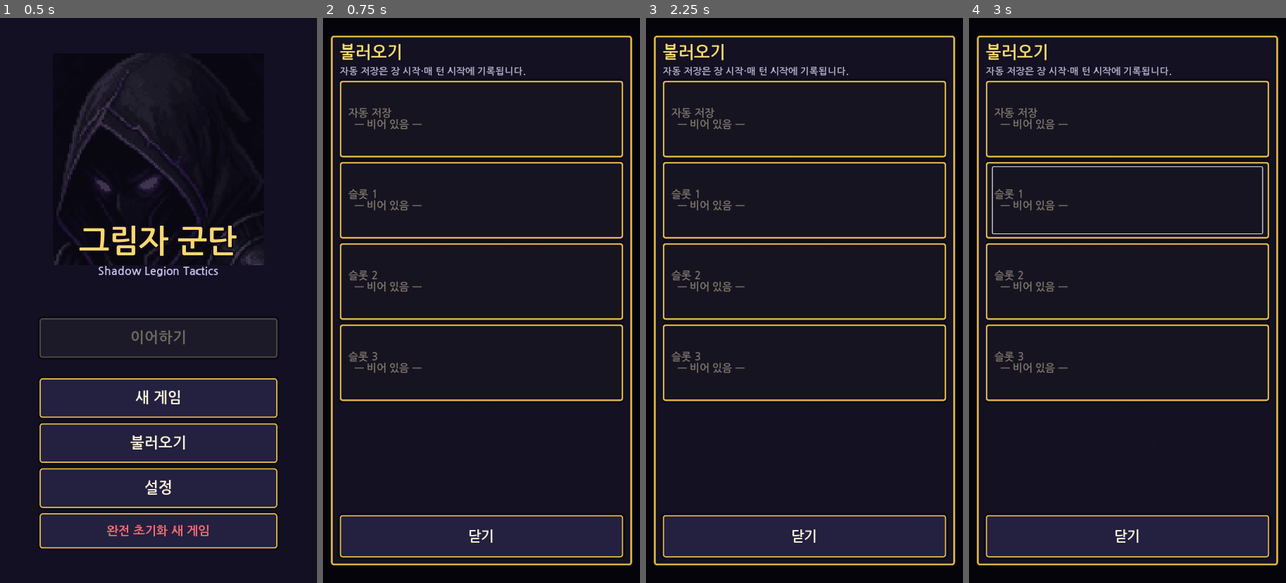
Above: before the commit, frames 1-4 (left to right).
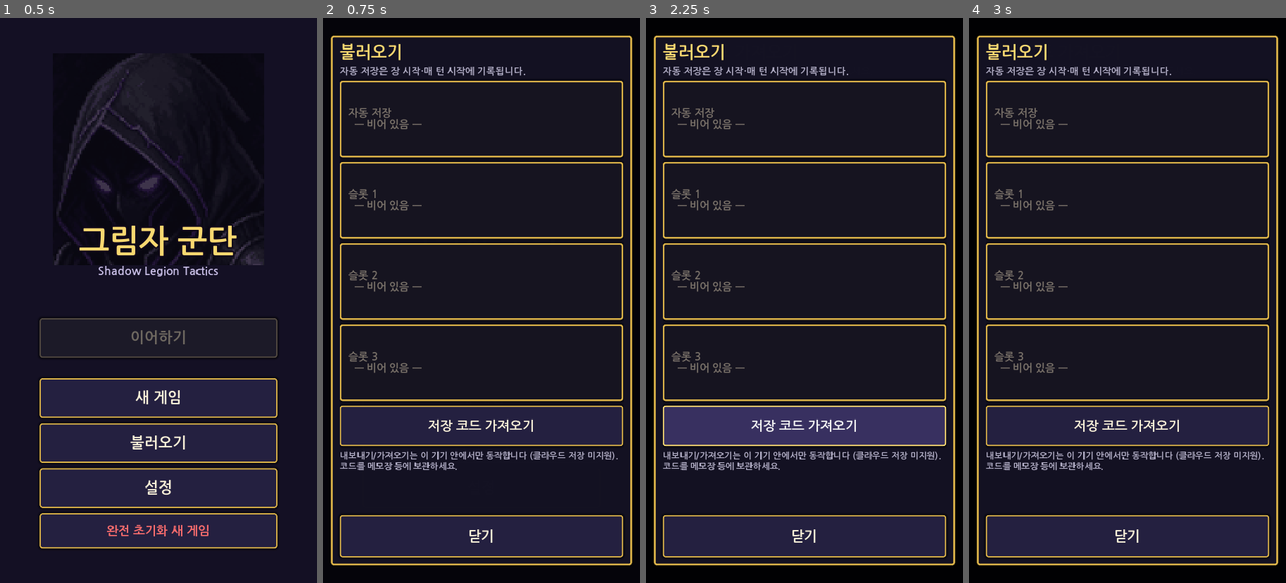
Above: after the commit, the same moments.

Repository: junsa80/srpg-prototype
Game: Godot game, scene res://scenes/title.tscn
Two runs of this game, one before a commit and one after it. Both use one fixed random seed, a clock stepped at 60 frames per second and the inputs below.
Inputs (mouse positions are in pixels of both pictures, inside the frame that each line leads up to):
- Up to frame 1 (0.5 s): no input
- Up to frame 2 (0.75 s): click "불러오기" at 0.5 s
- Up to frame 3 (2.25 s): click "설정" at 1.25 s; click (804, 424) at 2 s, where only the run after the commit has a clickable "저장 코드 가져오기"
- Up to frame 4 (3 s): click (1127, 221) at 2.75 s, where only the run after the commit has a clickable "클립보드에서 붙여넣기"

Frame 1 is identical in both runs. In frame 2, 7.2% of the frame differs, in the area x 5-95%, y 68-81%; in frame 3, 7.2%; in frame 4, 7.5%, in the area x 5-95%, y 26-81%.

Commit message:
문서: 9·10장 CHANGELOG/HANDOFF

Diff:
--- a/scripts/battle.gd
+++ b/scripts/battle.gd
@@ -869,6 +869,7 @@
 
 func _toggle_danger() -> void:
 	danger_on = not danger_on; _update_danger(); _refresh_toggle_labels(); Sfx.play("select")
+	if danger_on and is_inside_tree(): Menus.toast(ui, "보라 테두리 = 모든 적의 공격 가능 범위 (적 탭 시 붉은 칸 = 그 적의 범위)")
 
 func _update_danger() -> void:
 	var cells = {}
--- a/scripts/grid.gd
+++ b/scripts/grid.gd
@@ -190,7 +190,15 @@
 					draw_rect(r.grow(-4), Color(0.2, 0.9, 0.4, 0.35)); draw_string(f, r.position + Vector2(8, 50), "탈출", HORIZONTAL_ALIGNMENT_CENTER, 64, 22, Color8(230, 255, 230))
 				"pillar":
 					draw_rect(Rect2(r.position + Vector2(24, 8), Vector2(32, 64)), Color8(180, 172, 160)); draw_rect(Rect2(r.position + Vector2(18, 4), Vector2(44, 10)), Color8(200, 192, 180))
-	for c in danger: draw_rect(Rect2(Vector2(c) * CELL, Vector2(CELL, CELL)), Color(0.75, 0.1, 0.75, 0.3))
+	var dset = {}
+	for c in danger: dset[c] = true
+	for c in danger:   # all-enemy threat: purple fill + outer border (distinct from one enemy's red range)
+		var r0 = Rect2(Vector2(c) * CELL, Vector2(CELL, CELL)); draw_rect(r0, Color(0.75, 0.1, 0.75, 0.3))
+		var bc = Color(0.95, 0.35, 0.95, 0.9)
+		if not dset.has(c + Vector2i(0, -1)): draw_line(r0.position, r0.position + Vector2(CELL, 0), bc, 3)
+		if not dset.has(c + Vector2i(0, 1)): draw_line(r0.position + Vector2(0, CELL), r0.end, bc, 3)
+		if not dset.has(c + Vector2i(-1, 0)): draw_line(r0.position, r0.position + Vector2(0, CELL), bc, 3)
+		if not dset.has(c + Vector2i(1, 0)): draw_line(r0.position + Vector2(CELL, 0), r0.end, bc, 3)
 	for c in highlight_attack: draw_rect(Rect2(Vector2(c) * CELL, Vector2(CELL, CELL)).grow(-2), Color(1, 0.15, 0.1, 0.4))
 	for c in highlight_move: draw_rect(Rect2(Vector2(c) * CELL, Vector2(CELL, CELL)).grow(-2), Color(0.2, 0.5, 1, 0.5))
 	for c in highlight_heal: draw_rect(Rect2(Vector2(c) * CELL, Vector2(CELL, CELL)), Color(0.2, 1, 0.3, 0.4))
--- a/scripts/menus.gd
+++ b/scripts/menus.gd
@@ -143,10 +143,16 @@
 		b.name = "Slot%d" % i; b.alignment = HORIZONTAL_ALIGNMENT_LEFT; b.add_theme_font_size_override("font_size", 24)
 		b.add_theme_color_override("font_color", TXT); b.add_theme_color_override("font_disabled_color", Color8(120, 112, 104))
 		var head = ("자동 저장" if i == 0 else "슬롯 %d" % i)
+		if m.get("corrupt", false):
+			b.text = "%s\n  ⚠ 손상된 저장 (읽을 수 없음)\n  삭제 후 다시 저장하세요" % head; b.disabled = true; h.add_child(b)
+			var dc = _small("삭제", 110); dc.name = "Del%d" % i; dc.custom_minimum_size.y = 140
+			dc.pressed.connect(func(): confirm(ctx.cl, "손상된 %s을(를) 삭제할까요?" % head, "삭제", func(): SaveManager.delete_slot(slot); _fill_slots(ctx)))
+			h.add_child(dc); continue
 		if m.is_empty(): b.text = "%s\n  — 비어 있음 —" % head
 		else:
 			b.text = "%s   %s · %s\n  %s   플레이 %s\n  %s" % [head, m.chapter_title, ("턴 %d" % m.turn) if m.in_battle else "거점",
 				m.lead, SaveManager.fmt_time(int(m.playtime)), m.timestamp]
+			if m.get("recovered", false): b.text += "\n  (원본 손상 → 백업에서 복구됨)"
 		h.add_child(b)
 		if ctx.mode == "save":
 			b.disabled = i == 0
@@ -164,6 +170,37 @@
 			var d = _small("삭제", 110); d.name = "Del%d" % i; d.custom_minimum_size.y = 140; d.add_theme_font_size_override("font_size", 26)
 			d.pressed.connect(func(): confirm(ctx.cl, "%s을(를) 삭제할까요?\n되돌릴 수 없습니다." % head, "삭제", func(): SaveManager.delete_slot(slot); _fill_slots(ctx)))
 			h.add_child(d)
+		if not m.is_empty():
+			var ex = _small("내보\n내기", 110); ex.name = "Exp%d" % i; ex.custom_minimum_size.y = 140; ex.add_theme_font_size_override("font_size", 24)
+			ex.pressed.connect(func(): _export_slot(ctx.cl, slot)); h.add_child(ex)
+	var imp = ItemMenus.big("저장 코드 가져오기", 92, 30); imp.name = "Import"; list.add_child(imp)
+	imp.pressed.connect(func(): _import_dialog(ctx))
+	list.add_child(ItemMenus.label("내보내기/가져오기는 이 기기 안에서만 동작합니다 (클라우드 저장 미지원). 코드를 메모장 등에 보관하세요.", 20, DIM))
+
+## Copy a slot's code to the clipboard and, on web, also download it as a .txt file.
+static func _export_slot(parent: Node, slot: int) -> void:
+	var code = SaveManager.export_text(slot)
+	if code == "": toast(parent, "내보낼 수 없습니다"); return
+	DisplayServer.clipboard_set(code)
+	if OS.has_feature("web"): JavaScriptBridge.download_buffer(code.to_utf8_buffer(), "srpg_save_slot%d.txt" % slot, "text/plain")
+	toast(parent, "저장 코드를 복사/다운로드했습니다"); Sfx.play("select")
+
+static func _import_dialog(ctx: Dictionary) -> void:
+	var o = overlay(ctx.cl, "저장 코드 가져오기"); var cl: CanvasLayer = o[0]; var v: VBoxContainer = o[1]; cl.name = "ImportSave"
+	v.add_child(ItemMenus.label("내보낸 저장 코드를 붙여넣고 넣을 슬롯을 고르세요.", 22, DIM))
+	var te = TextEdit.new(); te.name = "Code"; te.custom_minimum_size = Vector2(0, 260); te.add_theme_font_size_override("font_size", 20)
+	te.wrap_mode = TextEdit.LINE_WRAPPING_BOUNDARY; v.add_child(te)
+	var paste = ItemMenus.big("클립보드에서 붙여넣기", 80, 26); v.add_child(paste)
+	paste.pressed.connect(func(): te.text = DisplayServer.clipboard_get())
+	var h = HBoxContainer.new(); v.add_child(h)
+	for sl in range(1, SaveManager.SLOTS):
+		var b = _small("슬롯 %d" % sl, 0); b.size_flags_horizontal = Control.SIZE_EXPAND_FILL; b.name = "ImpSlot%d" % sl; h.add_child(b); var k = sl
+		b.pressed.connect(func():
+			confirm(cl, "슬롯 %d에 덮어쓸까요?" % k, "가져오기", func():
+				var err = SaveManager.import_text(k, te.text)
+				toast(ctx.cl, "슬롯 %d로 가져왔습니다" % k if err == "" else err); Sfx.play("levelup" if err == "" else "cancel")
+				if err == "": cl.queue_free(); _fill_slots(ctx)))
+	close_btn(v, cl)
 
 static func _do_save(ctx: Dictionary, slot: int) -> void:
 	var p: Array = ctx.payload_fn.call()
@@ -172,11 +209,34 @@
 	Sfx.play("levelup" if ok else "cancel"); _fill_slots(ctx)
 
 # ------------------------------------------------------------------ unit list
+const SORT_MODES = ["기본", "미행동", "HP 위험", "내구도"]
+static var list_sort = 0
+## Allies first, then enemies; within a team: 0 as given, 1 unacted only (allies), 2 lowest HP% first, 3 lowest weapon uses first.
+static func sort_units(arr: Array, mode: int) -> Array:
+	var out = arr.duplicate()
+	if mode == 1: out = out.filter(func(u): return u.team != 0 or not u.has_acted)
+	var key = func(u):
+		var w = u.weapon() if u.weapon() else u.staff()
+		if mode == 2: return float(u.hp) / maxf(1.0, u.stats.hp)
+		if mode == 3: return float(w.uses) if w and w.uses > 0 else 999.0
+		return 0.0
+	var idx = {}
+	for i in out.size(): idx[out[i]] = i
+	out.sort_custom(func(a, b):
+		if a.team != b.team: return a.team < b.team
+		var ka = key.call(a); var kb = key.call(b)
+		return ka < kb if ka != kb else idx[a] < idx[b])
+	return out
 static func unit_list(parent: Node, units: Array, title = "유닛 목록", on_pick = null, on_jump = null) -> CanvasLayer:
 	Sfx.play("select")
 	var o = overlay(parent, title); var cl: CanvasLayer = o[0]; var v: VBoxContainer = o[1]; cl.name = "UnitList"
+	var srt = HBoxContainer.new(); srt.name = "Sort"; v.add_child(srt); v.move_child(srt, 1)
+	for m in SORT_MODES.size():
+		var sb = _small(("▶" if m == list_sort else "") + SORT_MODES[m], 0); sb.size_flags_horizontal = Control.SIZE_EXPAND_FILL; sb.name = "Sort%d" % m
+		sb.add_theme_font_size_override("font_size", 22); var mm = m
+		sb.pressed.connect(func(): list_sort = mm; cl.queue_free(); unit_list(parent, units, title, on_pick, on_jump)); srt.add_child(sb)
 	var list = scroll(v)
-	var alive = units.filter(func(u): return u.hp > 0)
+	var alive = sort_units(units.filter(func(u): return u.hp > 0), list_sort)
 	var last_team = -1
 	for i in alive.size():
 		var u: Unit = alive[i]
--- a/scripts/save_manager.gd
+++ b/scripts/save_manager.gd
@@ -37,13 +37,45 @@
 func autosave(chapter: String, turn: int, payload: Dictionary) -> void:
 	save(AUTOSAVE_SLOT, chapter, turn, payload)
 
+## Loads a slot; if the main file is damaged, falls back to .bak/.tmp (marked "recovered").
+## A file that can't be read at all is reported as {"corrupt": true} instead of silently "empty".
 func load_slot(slot: int) -> Dictionary:
 	var p = slot_path(slot)
+	var seen = false
 	for cand in [p, p + ".bak", p + ".tmp"]:
 		if not FileAccess.file_exists(cand): continue
-		var doc = JSON.parse_string(FileAccess.get_file_as_string(cand))
-		if typeof(doc) == TYPE_DICTIONARY and doc.has("data"): return _migrate(doc)
-	return {}
+		var doc = parse_doc(FileAccess.get_file_as_string(cand))
+		if not doc.is_empty():
+			if seen: doc["recovered"] = true
+			return doc
+		seen = true
+	return {"corrupt": true} if seen else {}
+
+## Validate + migrate a save document from text. {} when invalid.
+func parse_doc(text: String) -> Dictionary:
+	var doc = JSON.parse_string(text)
+	if typeof(doc) != TYPE_DICTIONARY or not doc.has("data") or typeof(doc.data) != TYPE_DICTIONARY: return {}
+	if not doc.has("chapter") or not doc.has("turn"): return {}
+	return _migrate(doc)
+
+# ---- local export / import (no cloud: cloud sync is NOT implemented)
+const EXPORT_PREFIX = "SRPGSAVE1:"
+## Portable code for a slot ("" if empty/corrupt).
+func export_text(slot: int) -> String:
+	var d = load_slot(slot)
+	if d.is_empty() or d.get("corrupt", false): return ""
+	d.erase("recovered")
+	return EXPORT_PREFIX + Marshalls.utf8_to_base64(JSON.stringify(d))
+
+## Import a code (or raw JSON) into manual slot 1..3. Returns "" on success, else an error message.
+func import_text(slot: int, text: String) -> String:
+	if slot < 1 or slot >= SLOTS: return "슬롯 1~3에만 가져올 수 있습니다"
+	var t = text.strip_edges().replace("\n", "").replace(" ", "")
+	if t.begins_with(EXPORT_PREFIX): t = Marshalls.base64_to_utf8(t.substr(EXPORT_PREFIX.length()))
+	else: t = text.strip_edges()
+	var doc = parse_doc(t)
+	if doc.is_empty(): return "올바른 저장 코드가 아닙니다"
+	return "" if write_atomic(slot_path(slot), JSON.stringify(doc)) else "저장 실패"
 
 func delete_slot(slot: int) -> void:
 	var dir = DirAccess.open("user://")
@@ -62,22 +94,23 @@
 	var out = []
 	for i in SLOTS:
 		var d = load_slot(i)
+		if d.get("corrupt", false): out.append({"slot": i, "corrupt": true}); continue
 		out.append({} if d.is_empty() else {"slot": i, "chapter": d.chapter, "chapter_title": d.get("chapter_title", d.chapter), "turn": d.turn,
 			"timestamp": d.get("timestamp_local", ""), "unix": d.get("timestamp", 0), "playtime": d.get("playtime", 0), "lead": d.get("lead", ""),
-			"in_battle": d.get("in_battle", false)})
+			"in_battle": d.get("in_battle", false), "recovered": d.get("recovered", false)})
 	return out
 
 ## Most recent slot (any) or -1.
 func latest_slot() -> int:
 	var best = -1; var t = -1.0
 	for m in slot_metadata():
-		if not m.is_empty() and float(m.unix) > t: t = float(m.unix); best = m.slot
+		if not m.is_empty() and not m.get("corrupt", false) and float(m.unix) > t: t = float(m.unix); best = m.slot
 	return best
 
 ## Apply a slot: restore campaign, return scene path to change to.
 func apply(slot: int) -> String:
 	var d = load_slot(slot)
-	if d.is_empty(): return ""
+	if d.is_empty() or d.get("corrupt", false): return ""
 	var cd: Dictionary = d.data.get("campaign", {}); var from_ver = int(cd.get("game_ver", 1))
 	Campaign.from_dict(cd); Campaign.playtime = float(d.get("playtime", 0))
 	Campaign.resume = d.data.get("battle", {})
--- a/tests/qol_test.gd
+++ b/tests/qol_test.gd
@@ -38,5 +38,39 @@
 	for u in allies: u.has_acted = true
 	var t0 = b.tm.turn; b._maybe_auto_end(); chk(b.tm.phase == TurnManager.Phase.PLAYER and b.tm.turn == t0, "auto-off")
 	Settings.auto_end = keep_auto
+	# P1: unit list sort
+	allies[0].has_acted = true; allies[0].hp = allies[0].stats.hp
+	if allies.size() > 1: allies[1].has_acted = false; allies[1].hp = 1
+	var s1 = Menus.sort_units(b.units, 1); chk(not s1.has(allies[0]) and s1[0].team == 0, "sort-unacted")
+	var s2 = Menus.sort_units(b.units, 2); if allies.size() > 1: chk(s2[0] == allies[1], "sort-hp")
+	var s3 = Menus.sort_units(b.units, 3); chk(s3.size() == b.units.size() and s3[-1].team == 1, "sort-uses")
+	Menus.list_sort = 0
+	# P1: save export/import + corruption recovery (slot 3, restored afterwards)
+	var p3 = SaveManager.slot_path(3); var keep3 = FileAccess.get_file_as_string(p3) if FileAccess.file_exists(p3) else ""
+	chk(SaveManager.save(3, "ch1", 2, {"campaign": Campaign.to_dict(), "battle": {}}), "save")
+	var code = SaveManager.export_text(3); chk(code.begins_with(SaveManager.EXPORT_PREFIX), "export")
+	chk(SaveManager.import_text(3, "garbage") != "", "import-reject")
+	chk(SaveManager.import_text(0, code) != "", "import-no-auto")
+	SaveManager.delete_slot(3); chk(SaveManager.import_text(3, code) == "" and SaveManager.load_slot(3).turn == 2, "import")
+	# corrupt main file with good .bak -> recovered
+	var good = FileAccess.get_file_as_string(p3)
+	var f = FileAccess.open(p3 + ".bak", FileAccess.WRITE); f.store_string(good); f.close()
+	f = FileAccess.open(p3, FileAccess.WRITE); f.store_string("{broken"); f.close()
+	var r = SaveManager.load_slot(3); chk(r.get("recovered", false) and r.turn == 2, "recover-bak")
+	chk(SaveManager.slot_metadata()[3].get("recovered", false), "meta-recovered")
+	# everything broken -> reported corrupt, not empty; apply refuses
+	f = FileAccess.open(p3 + ".bak", FileAccess.WRITE); f.store_string("xx"); f.close()
+	chk(SaveManager.load_slot(3).get("corrupt", false) and SaveManager.slot_metadata()[3].get("corrupt", false), "corrupt")
+	chk(SaveManager.apply(3) == "" and SaveManager.latest_slot() != 3, "corrupt-apply")
+	# truncated autosave (crash mid-write: only .tmp complete) still loads
+	SaveManager.delete_slot(3)
+	f = FileAccess.open(p3 + ".tmp", FileAccess.WRITE); f.store_string(good); f.close()
+	chk(SaveManager.load_slot(3).get("turn", -1) == 2, "recover-tmp")
+	SaveManager.delete_slot(3)
+	if keep3 != "": SaveManager.write_atomic(p3, keep3)
+	# no UI claims cloud save
+	for fn in ["res://scripts/menus.gd", "res://scripts/title.gd", "res://scripts/base.gd"]:
+		var src = FileAccess.get_file_as_string(fn)
+		chk(not src.contains("클라우드 저장됨") and not src.contains("클라우드에 저장"), "cloud-claim " + fn)
 	print("QOLTEST ", "PASS" if ok else "FAIL")
 	get_tree().quit(0 if ok else 1)
Not shown, changed: CHANGELOG.md
Not shown, changed: HANDOFF.md
Not shown, changed: build/web/index.html
Not shown, changed: build/web/index.pck
